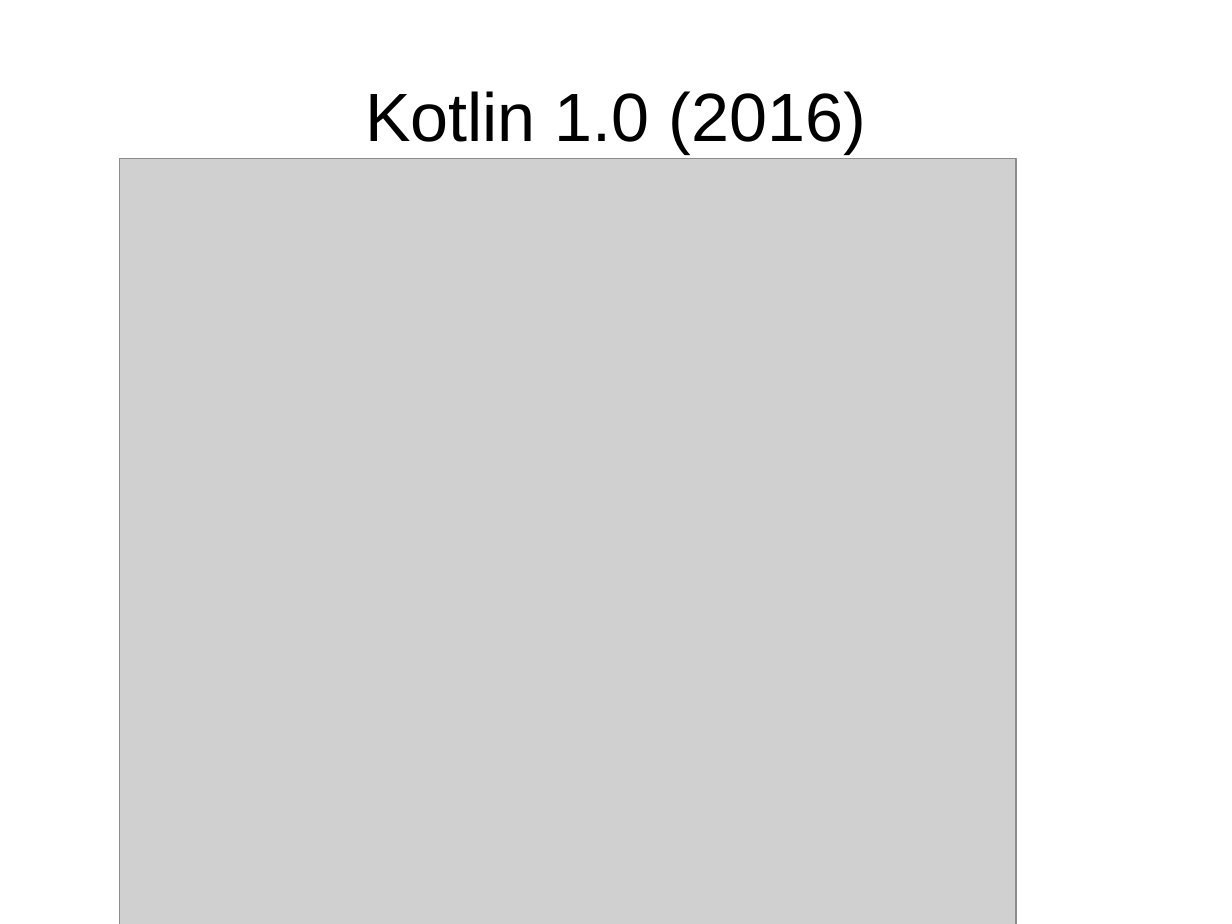
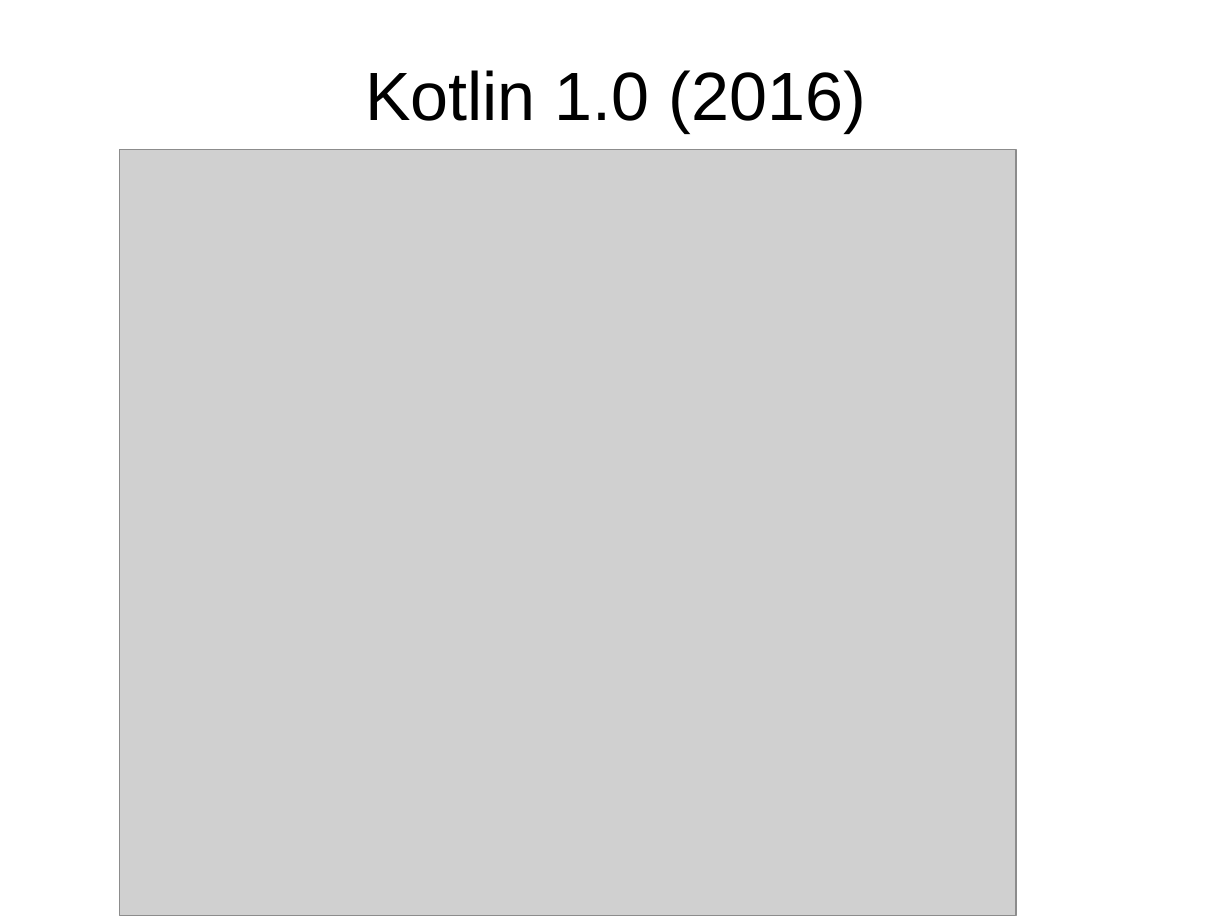
Before and after one commit to fvasco/jug-2017-07, a slide deck: slide 10 of presentazione.odp. Drawn at 1232x924 pixels with LibreOffice and Linux fonts; fonts in the diff are those of the drawing; grey boxes stand for pictures. Boxes give left, top, right and bottom in pixels: in the first picture for what was removed or moved away, otherwise in the second. Text is boxed around its words. In the diff, an @@ line names an element or a change of style, - is before the commit and + after.

```diff
--- a/presentazione.odp
+++ b/presentazione.odp
@@ title "Kotlin 1.0 (2016)": place and size @@
-title "Kotlin 1.0 (2016)" at box(365, 91, 865, 153)
+title "Kotlin 1.0 (2016)" at box(365, 70, 865, 133)
@@ picture: place and size @@
-picture at box(120, 159, 1017, 924)
+picture at box(120, 150, 1017, 916)
```
Also in this commit, not shown: 8 other slides changed, 1 other file.
